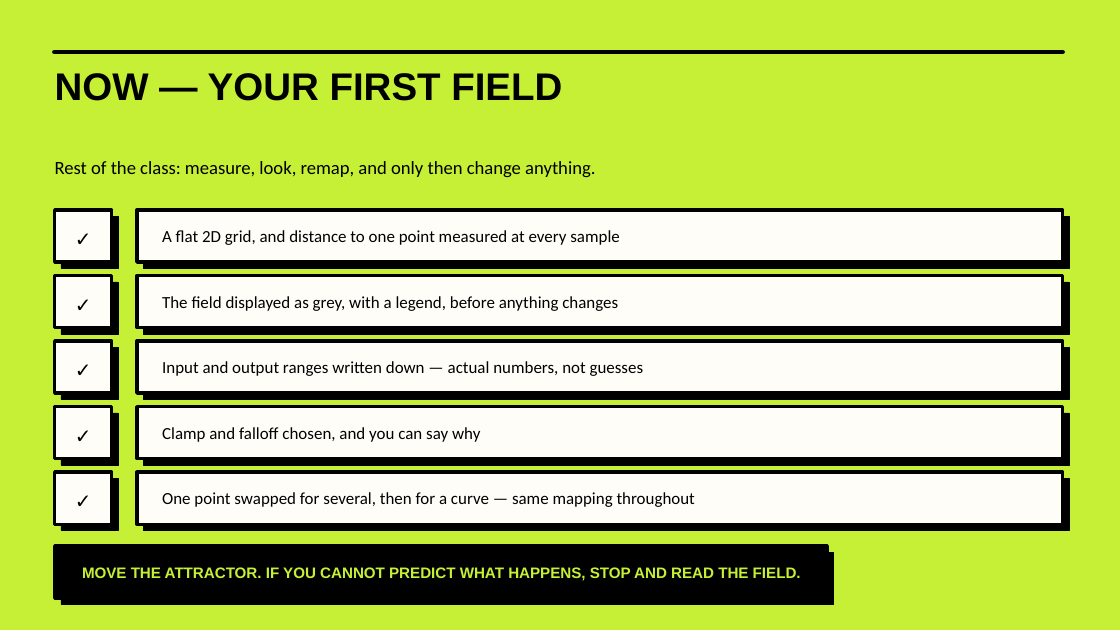
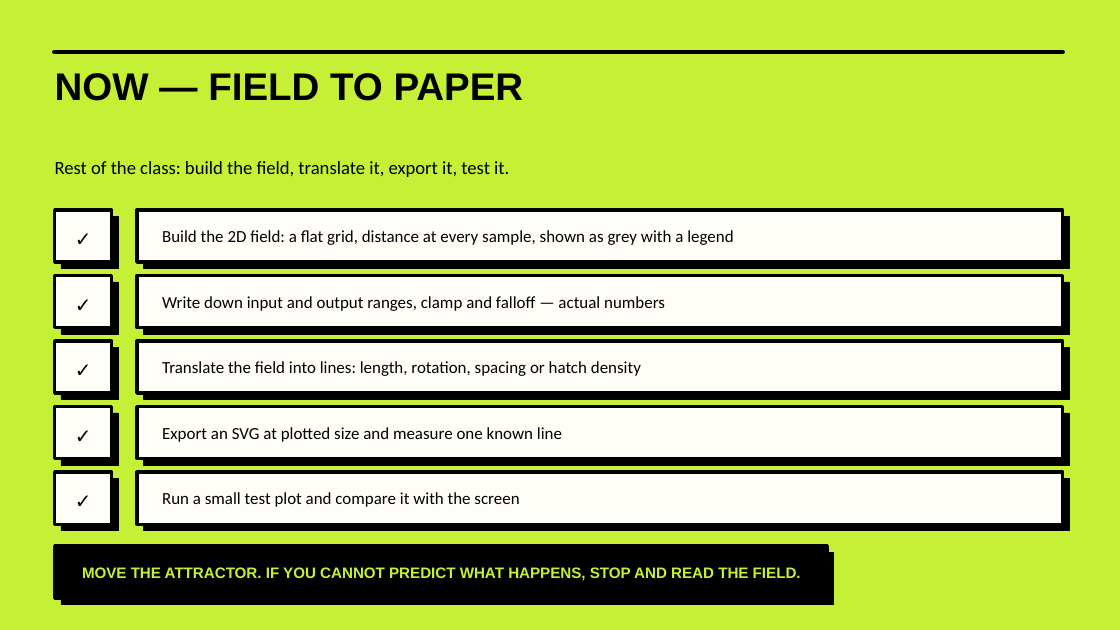
Before and after one commit to luigipacheco/arc3133, a slide deck: slide 13 of slides/ARC3133_Class08.pptx (slide 12 before the commit). Drawn at 1120x630 pixels with LibreOffice and Linux fonts; fonts in the diff are those of the drawing. Boxes give left, top, right and bottom in pixels: in the first picture for what was removed or moved away, otherwise in the second. Text is boxed around its words. In the diff, an @@ line names an element or a change of style, - is before the commit and + after.

```diff
--- a/slides/ARC3133_Class08.pptx
+++ b/slides/ARC3133_Class08.pptx
@@ text at (55,73,524,101): text changed @@
-NOW — YOUR FIRST FIELD
+NOW — FIELD TO PAPER
@@ text at (55,161,509,177): text changed @@
-Rest of the class: measure, look, remap, and only then change anything.
+Rest of the class: build the field, translate it, export it, test it.
@@ text at (162,230,733,245): text changed @@
-A flat 2D grid, and distance to one point measured at every sample
+Build the 2D field: a flat grid, distance at every sample, shown as grey with a legend
@@ text at (162,296,665,311): text changed @@
-The field displayed as grey, with a legend, before anything changes
+Write down input and output ranges, clamp and falloff — actual numbers
@@ text at (162,361,641,376): text changed @@
-Input and output ranges written down — actual numbers, not guesses
+Translate the field into lines: length, rotation, spacing or hatch density
@@ text at (162,427,562,442): text changed @@
-Clamp and falloff chosen, and you can say why
+Export an SVG at plotted size and measure one known line
@@ text at (162,492,519,507): text changed @@
-One point swapped for several, then for a curve — same mapping throughout
+Run a small test plot and compare it with the screen
```
Also in this commit, not shown: 5 other slides changed, 2 slides added, 1 slide removed, 10 other files.
